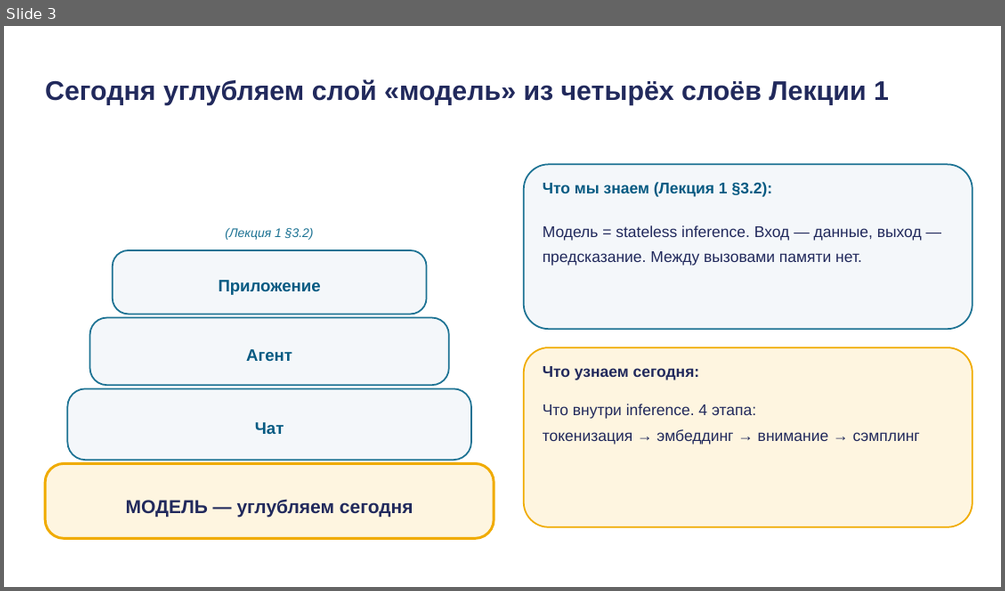
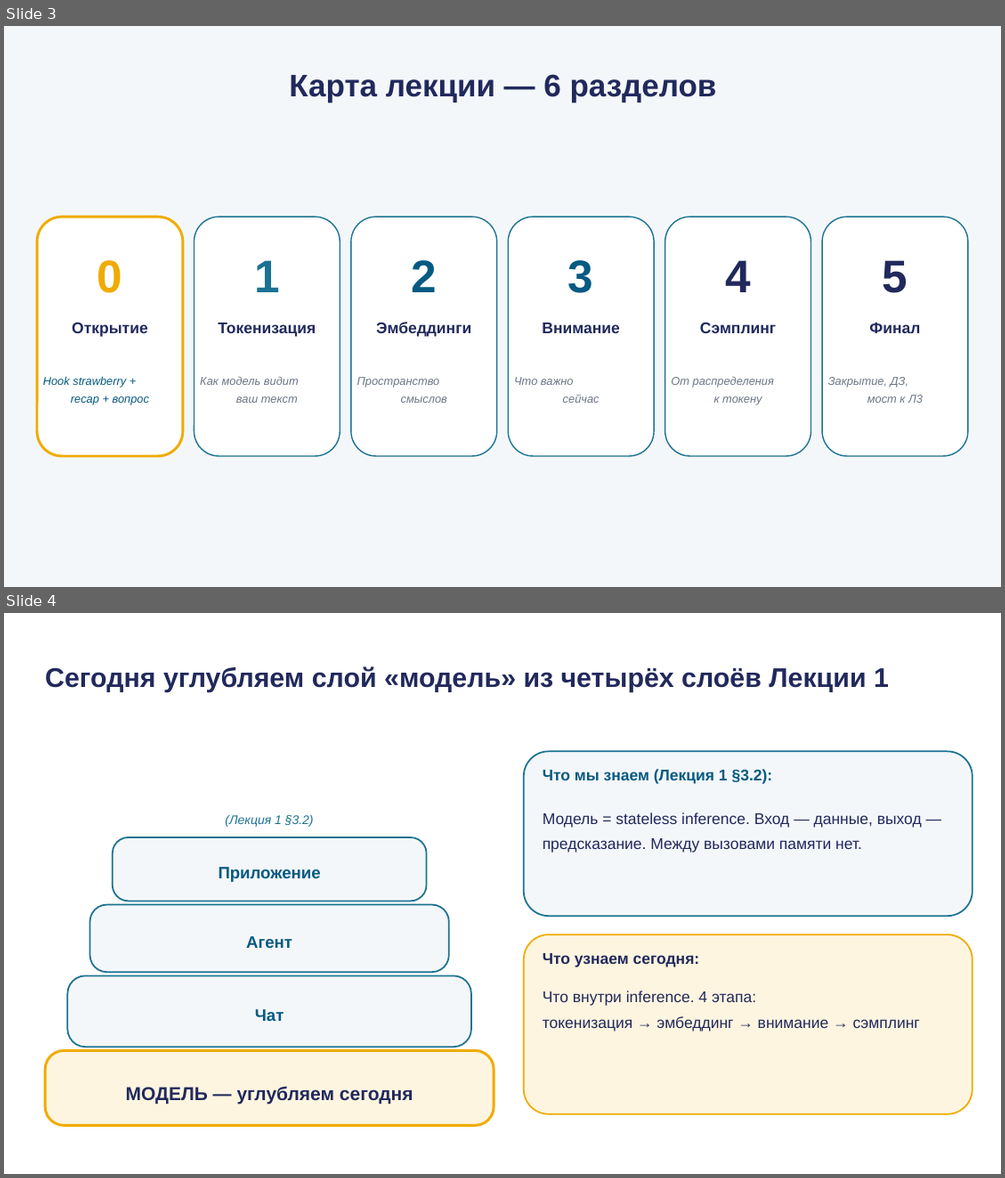
Before and after one commit to tellina-study/AI-usage-lessons, a slide deck: library/lectures/lec-02/rendered/lec-02.pptx. Shown one above the other, each under a label of ours: slide 3 before the commit, slides 3 and 4 after it. The pictures are 1005x591 and 1005x1178 pixels, drawn with LibreOffice and Linux fonts; fonts in the diff are those of the drawing. Boxes give left, top, right and bottom in pixels: in the first picture for what was removed or moved away, otherwise in the second. Text is boxed around its words. In the diff, an @@ line names an element or a change of style, - is before the commit and + after.

```diff
--- a/library/lectures/lec-02/rendered/lec-02.pptx
+++ b/library/lectures/lec-02/rendered/lec-02.pptx
@@ slide 3 added at [4,26,1001,587], background #F4F7FA @@
@@ text added at [289,74,717,102], 30 pt, text #21295C, bold @@
+Карта лекции — 6 разделов
@@ rounded rectangle added at [37,216,183,456], fill #FFFFFF, outline #F0AB00 2.5 pt @@
@@ rounded rectangle added at [194,216,340,456], fill #FFFFFF, outline #1C7293 1.2 pt @@
@@ rounded rectangle added at [351,216,497,456], fill #FFFFFF, outline #1C7293 1.2 pt @@
@@ rounded rectangle added at [508,216,654,456], fill #FFFFFF, outline #1C7293 1.2 pt @@
@@ rounded rectangle added at [665,216,811,456], fill #FFFFFF, outline #1C7293 1.2 pt @@
@@ rounded rectangle added at [822,216,968,456], fill #FFFFFF, outline #1C7293 1.2 pt @@
@@ text added at [97,260,123,293], 44 pt, text #F0AB00, bold @@
+0
@@ text added at [254,260,280,292], 44 pt, text #1C7293, bold @@
+1
@@ text added at [412,260,437,292], 44 pt, text #065A82, bold @@
+2
@@ text added at [568,260,594,293], 44 pt, text #065A82, bold @@
+3
@@ text added at [725,260,751,292], 44 pt, text #21295C, bold @@
+4
@@ text added at [882,260,908,293], 44 pt, text #21295C, bold @@
+5
@@ text added at [72,321,148,337], 15 pt, text #21295C, bold @@
+Открытие
@@ text added at [218,322,316,337], 15 pt, text #21295C, bold @@
+Токенизация
@@ text added at [376,321,471,337], 15 pt, text #21295C, bold @@
+Эмбеддинги
@@ text added at [542,322,619,333], 15 pt, text #21295C, bold @@
+Внимание
@@ text added at [700,321,776,333], 15 pt, text #21295C, bold @@
+Сэмплинг
@@ text added at [869,322,920,333], 15 pt, text #21295C, bold @@
+Финал
@@ text added at [43,376,149,405], 11 pt, text #065A82, italic @@
+Hook strawberry +
+recap + вопрос
@@ text added at [200,377,299,402], 11 pt, text #6B7685, italic @@
+Как модель видит
+ваш текст
@@ text added at [357,377,447,402], 11 pt, text #6B7685, italic @@
+Пространство
+смыслов
@@ text added at [514,377,599,402], 11 pt, text #6B7685, italic @@
+Что важно
+сейчас
@@ text added at [671,377,774,405], 11 pt, text #6B7685, italic @@
+От распределения
+к токену
@@ text added at [828,377,922,402], 11 pt, text #6B7685, italic @@
+Закрытие, ДЗ,
+мост к Л3
@@ what was slide 3 is now slide 4 @@
```
Also in this commit, not shown: 1 slide changed, 5 other files.
